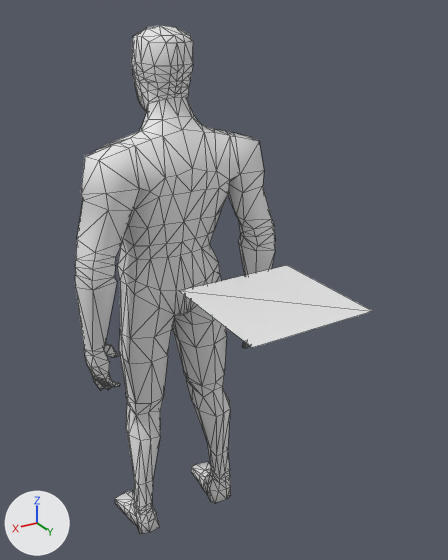
Before and after pictures for a commit that changed the COLLADA model Graphics/Meshes/juunioor.dae.
Before and after are seen from a camera (50 mm lens) standing at (4.77, 6.6, 3.8) and looking at (0.04, -1.28, -0.14). The lights are fixed; the arrows at lower left show +X, +Y and +Z. Mesh edges are drawn as thin lines. Materials are left out; every surface is plain grey. Where no turn or scale is listed for an object, it has been applied to the vertices.

Objects in the first picture: 'John-mesh', 'Plane'.
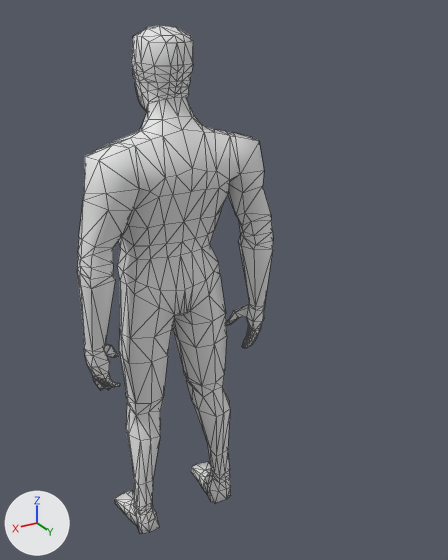
The edits, one by one:
me_john has 831 vertices, 1658 faces and spans x -1.82..1.82, y -0.95..0.76, z -0.04..9.12.
me_john is used by ob_john_mesh; location (0.45, -2.28, -5.49).
Before the commit, vertices of me_john: 103 (1.27, 0.61, 5.82) at pixel (115, 265), 105 (1.63, 0.65, 5.84) at pixel (92, 269), 119 (1.65, 0.64, 5.51) at pixel (92, 290), 122 (1.26, 0.63, 5.56) at pixel (117, 281), 361 (1.65, 0.64, 5.66) at pixel (92, 280).
Before the commit, vertices of me_john: 364 (1.3, 0.63, 5.64) at pixel (114, 276).
Before the commit, vertices of me_john: 498 (-1.27, 0.61, 5.82) at pixel (255, 236), 500 (-1.63, 0.65, 5.84) at pixel (274, 232), 514 (-1.65, 0.64, 5.51) at pixel (275, 250), 517 (-1.26, 0.63, 5.56) at pixel (256, 251), 797 (-1.65, 0.64, 5.66) at pixel (275, 241).
Before the commit, vertices of me_john: 800 (-1.3, 0.63, 5.64) at pixel (257, 246).
Part 1, on me_john:
Vertices 103, 105, 119, 122, 361, 364 of me_john move by (0.0, -0.07, 0.0).
Vertex 96 of me_john moves from (1.56, 0.2, 6.85) at pixel (80, 194) to (1.5, 0.2, 6.85) at pixel (84, 193).
Vertex 106 of me_john moves from (1.79, 0.34, 5.8) at pixel (75, 267) to (1.71, 0.34, 5.8) at pixel (80, 266).
Vertex 107 of me_john moves from (1.09, 0.51, 6.11) at pixel (122, 242) to (1.08, 0.51, 6.23) at pixel (122, 234).
Vertex 110 of me_john moves from (1.56, 0.63, 6.09) at pixel (95, 252) to (1.55, 0.6, 6.15) at pixel (94, 247).
Vertex 112 of me_john moves from (1.7, 0.27, 6.2) at pixel (76, 239) to (1.63, 0.27, 6.18) at pixel (81, 239).
Vertex 121 of me_john moves from (1.82, 0.33, 5.47) at pixel (75, 287) to (1.74, 0.33, 5.48) at pixel (80, 285).
Vertex 362 of me_john moves from (1.6, 0.66, 5.97) at pixel (94, 261) to (1.59, 0.56, 6.03) at pixel (92, 254).
Vertex 363 of me_john moves from (1.24, 0.59, 5.94) at pixel (115, 256) to (1.23, 0.49, 6.05) at pixel (113, 247).
Vertex 371 of me_john moves from (1.81, 0.35, 5.68) at pixel (75, 274) to (1.73, 0.34, 5.69) at pixel (80, 273).
Vertex 372 of me_john moves from (1.77, 0.33, 5.91) at pixel (75, 259) to (1.7, 0.33, 5.91) at pixel (80, 259).
Part 2, on me_john:
Vertices 498, 500, 514, 517, 797, 800 of me_john move by (0.0, -0.07, 0.0).
Vertex 491 of me_john moves from (-1.56, 0.2, 6.85) to (-1.5, 0.2, 6.85).
Vertex 501 of me_john moves from (-1.79, 0.34, 5.8) to (-1.71, 0.34, 5.8).
Vertex 502 of me_john moves from (-1.09, 0.51, 6.11) at pixel (244, 220) to (-1.1, 0.51, 6.23) at pixel (244, 212).
Vertex 505 of me_john moves from (-1.56, 0.63, 6.09) at pixel (271, 218) to (-1.58, 0.6, 6.15) at pixel (271, 214).
Vertex 507 of me_john moves from (-1.7, 0.27, 6.2) to (-1.63, 0.27, 6.18).
Vertex 516 of me_john moves from (-1.82, 0.33, 5.47) to (-1.74, 0.33, 5.48).
Vertex 798 of me_john moves from (-1.6, 0.66, 5.97) at pixel (274, 225) to (-1.61, 0.56, 6.03) at pixel (271, 220).
Vertex 799 of me_john moves from (-1.24, 0.59, 5.94) at pixel (253, 229) to (-1.25, 0.49, 6.05) at pixel (251, 221).
Vertex 807 of me_john moves from (-1.81, 0.35, 5.68) to (-1.73, 0.34, 5.69).
Vertex 808 of me_john moves from (-1.77, 0.33, 5.91) to (-1.7, 0.33, 5.91).
Object 'Plane' (ob_plane) is deleted.

Pixel boxes (x1, y1, x2, y2) of what changed, in the pictures (448 x 560 px; the box of a moved part takes in the faces that stretch with it):
'John-mesh', reshaped: before (75, 26, 275, 533); after (77, 26, 273, 533)
'Plane', deleted: before (179, 265, 372, 348)
part 1 of me_john, moved or reshaped: before (75, 156, 132, 352); after (77, 156, 132, 352)
part 2 of me_john, moved or reshaped: before (236, 186, 275, 274); after (236, 186, 273, 307)
